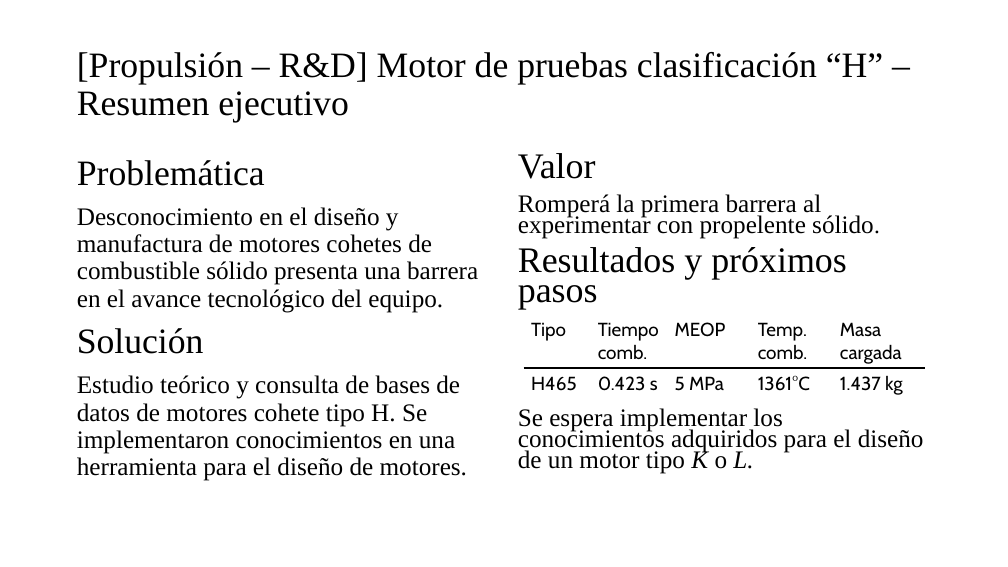
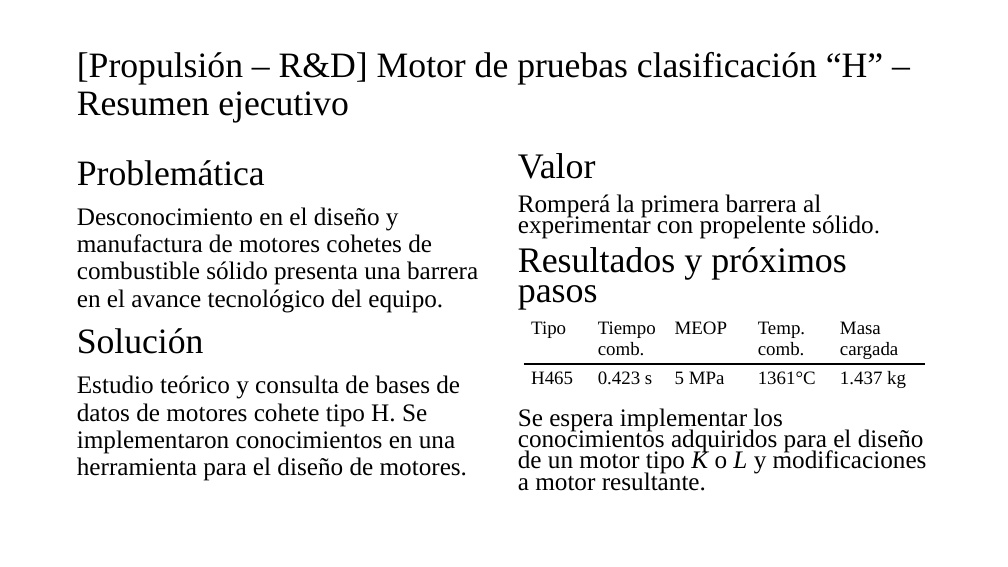
Before and after one commit to Archimedean2345/The-thermal-repository, a slide deck: slide 3 of PFlammam - Lucia V1 rev3/PFlammam - Lucia V1 - technical presentation.pptx. Drawn at 1008x567 pixels with LibreOffice and Linux fonts; fonts in the diff are those of the drawing. Boxes give left, top, right and bottom in pixels: in the first picture for what was removed or moved away, otherwise in the second. Text is boxed around its words. In the diff, an @@ line names an element or a change of style, - is before the commit and + after.

```diff
--- a/PFlammam - Lucia V1 rev3/PFlammam - Lucia V1 - technical presentation.pptx
+++ b/PFlammam - Lucia V1 rev3/PFlammam - Lucia V1 - technical presentation.pptx
@@ table at [524,315,926,408] @@
@@ font Cabin to Times New Roman @@
@@ text at [518,408,927,491]: text changed @@
-Se espera implementar los conocimientos adquiridos para el diseño de un motor tipo K o L.
+Se espera implementar los conocimientos adquiridos para el diseño de un motor tipo K o L y modificaciones a motor resultante.
```
Also in this commit, not shown: 4 other slides changed, 1 other file.
